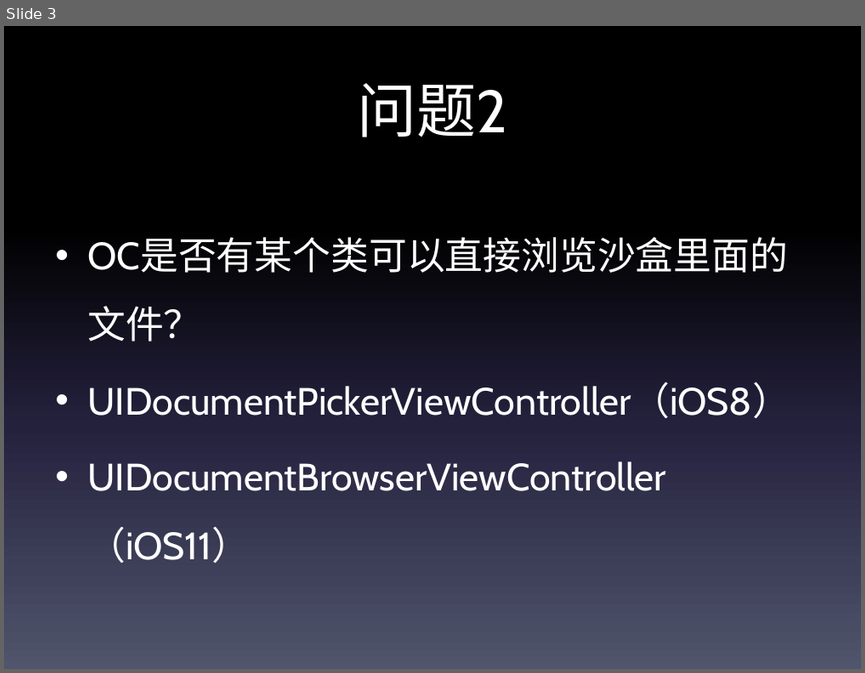
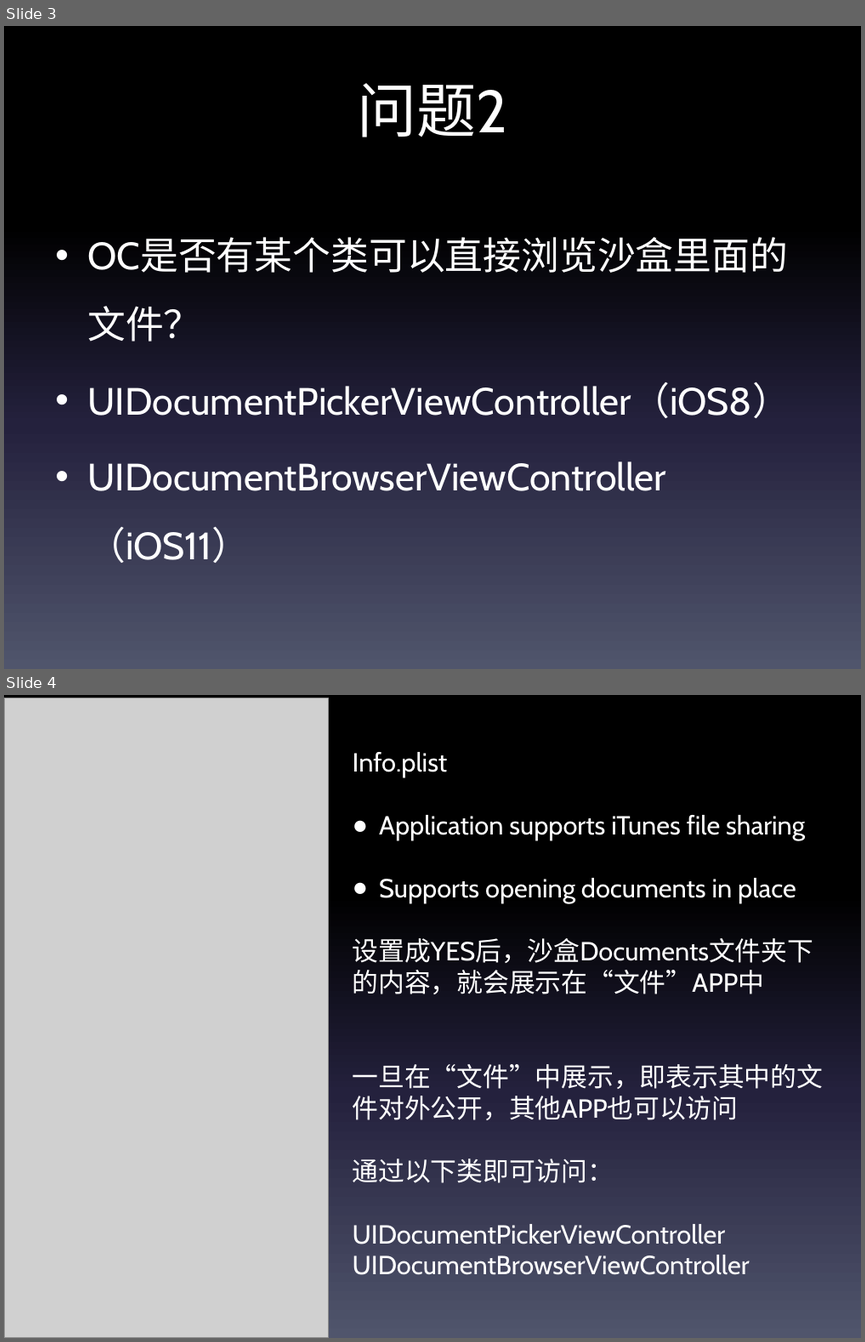
Before and after one commit to 394771176/AppShareFile, a slide deck: ppt/演示文稿1.pptx. Shown one above the other, each under a label of ours: slide 3 before the commit, slides 3 and 4 after it. The pictures are 865x673 and 865x1342 pixels, drawn with LibreOffice and Linux fonts; fonts in the diff are those of the drawing; grey boxes stand for pictures. Boxes give left, top, right and bottom in pixels: in the first picture for what was removed or moved away, otherwise in the second. Text is boxed around its words. In the diff, an @@ line names an element or a change of style, - is before the commit and + after.

```diff
--- a/ppt/演示文稿1.pptx
+++ b/ppt/演示文稿1.pptx
@@ slide 4 added at (4,695,861,1338), background gradient #000000 to #24213E to #51566D @@
@@ picture added at (4,698,328,1338) @@
@@ text added at (352,752,823,1275), 22 pt, text #FFFFFF @@
+Info.plist
+● Application supports iTunes file sharing
+● Supports opening documents in place
+设置成YES后，沙盒Documents文件夹下的内容，就会展示在“文件”APP中
+一旦在“文件”中展示，即表示其中的文件对外公开，其他APP也可以访问
+通过以下类即可访问：
+UIDocumentPickerViewController
+UIDocumentBrowserViewController
```
Also in this commit, not shown: 3 other slides added, 5 slides removed, 1 other file.
